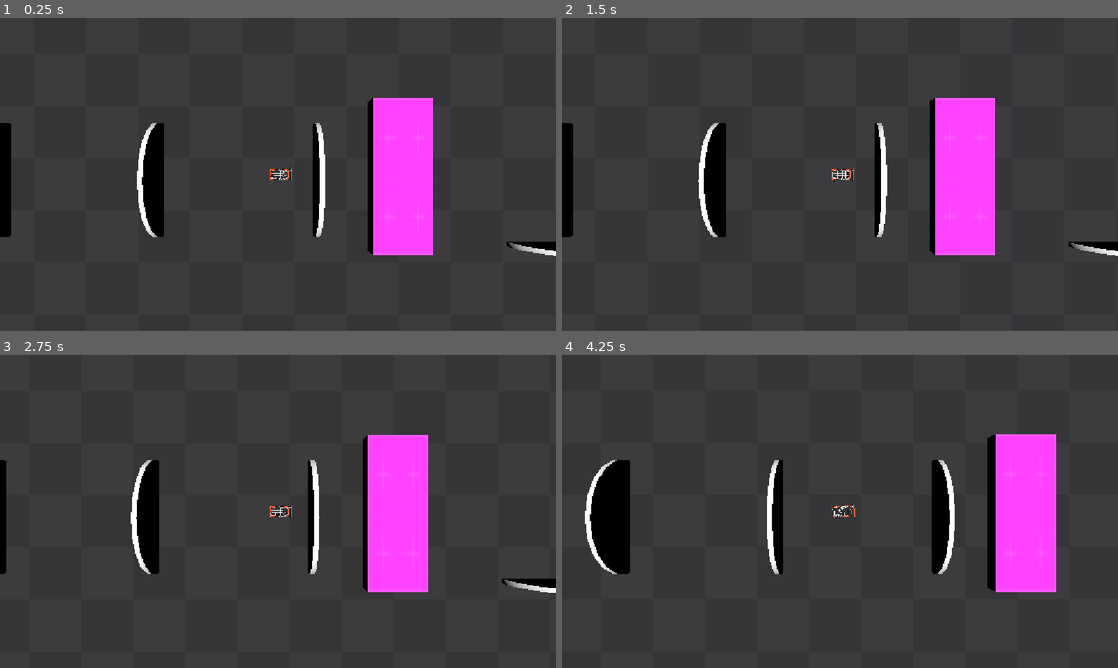
Above: before the commit, frames 1-4 (two rows, left to right).
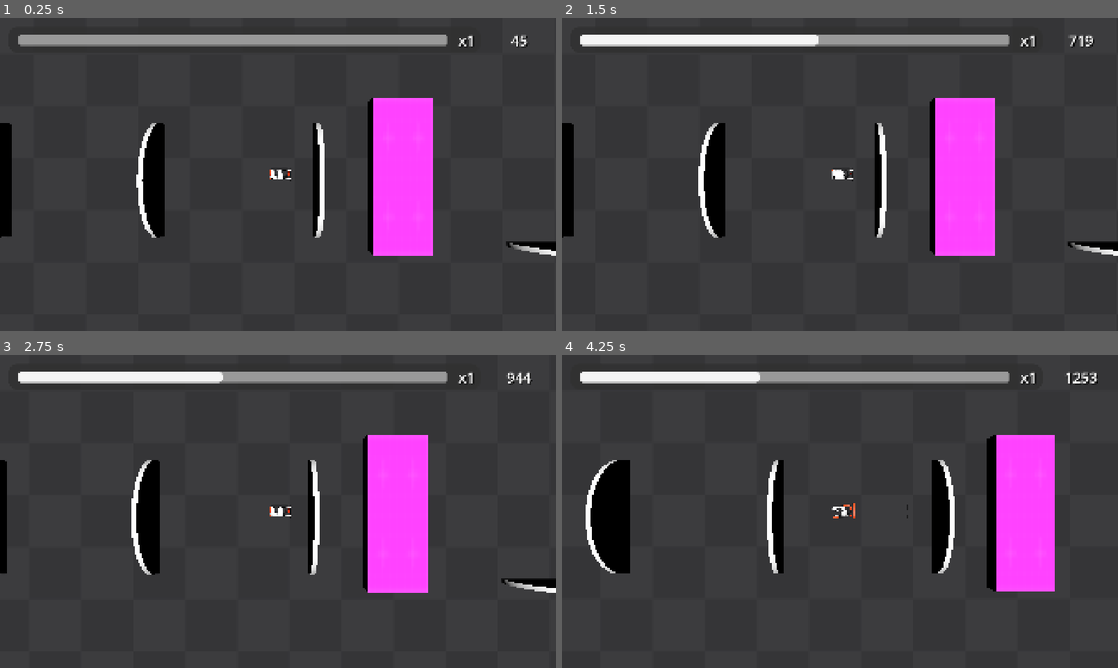
Above: after the commit, the same moments.

Repository: Blueturret/Kart_Drifting_Game
Game: Godot game, scene res://Scenes/Main.tscn
Same seed, same stepped clock (60 frames per second), same inputs: the game is played once before the commit and once after it.
Inputs:
- Up to frame 1 (0.25 s): no input
- Up to frame 2 (1.5 s): hold D (TurnRight) 0.53-1.28 s; hold Space (Drift) 0.53-1.28 s; hold A (TurnLeft) from 1.28 s (still down); tap S (Decelerate) at 1.35 s
- Up to frame 3 (2.75 s): tap Space (Drift) at 1.55 s; release A (TurnLeft) at 2.03 s; hold D (TurnRight) from 2.03 s (still down); hold Space (Drift) from 2.03 s (still down)
- Up to frame 4 (4.25 s): release D (TurnRight) at 2.78 s; release Space (Drift) at 2.78 s; hold W (Accelerate) 2.78-3.53 s; tap Space (Drift) at 2.85, 3.8 s; hold A (TurnLeft) from 3.53 s (still down); hold S (Decelerate) from 3.53 s (still down)

The runs differ from the first frame. In frame 1, 3.4% of the frame differs, in the area x 0-100%, y 5-76%; in frame 2, 3.5%; in frame 3, 3.5%; in frame 4, 3.8%, in the area x 3-97%, y 5-76%.

Commit message:
Fixed multiplier bar, drifting now also adds to progress bar

Diff:
--- a/Scenes/Main.tscn
+++ b/Scenes/Main.tscn
@@ -113,7 +113,6 @@
 shadow_enabled = true
 
 [node name="Multiplier bar" parent="." unique_id=1272900993 instance=ExtResource("2_erwvk")]
-visible = false
 script = ExtResource("3_2w5on")
 
 [node name="Environment" type="Node" parent="." unique_id=273938321]
--- a/Scenes/MultiplierBar.tscn
+++ b/Scenes/MultiplierBar.tscn
@@ -33,25 +33,26 @@
 
 [node name="Panel" type="Panel" parent="." unique_id=1765612233]
 layout_mode = 1
-anchors_preset = 5
-anchor_left = 0.5
-anchor_right = 0.5
-offset_left = -920.0
-offset_top = 43.0
-offset_right = 640.0
-offset_bottom = 133.0
+anchors_preset = -1
+anchor_right = 1.0
+offset_left = 30.0
+offset_top = 31.0
+offset_right = -260.0
+offset_bottom = 121.0
 grow_horizontal = 2
 theme_override_styles/panel = SubResource("StyleBoxFlat_4sugk")
 
 [node name="ProgressBar" type="ProgressBar" parent="Panel" unique_id=618653042]
 layout_mode = 1
-anchors_preset = 4
+anchors_preset = 14
 anchor_top = 0.5
+anchor_right = 1.0
 anchor_bottom = 0.5
 offset_left = 35.0
 offset_top = -18.5
-offset_right = 1370.0
+offset_right = -116.0
 offset_bottom = 18.5
+grow_horizontal = 2
 grow_vertical = 2
 theme_override_styles/background = SubResource("StyleBoxFlat_8onh8")
 theme_override_styles/fill = SubResource("StyleBoxFlat_bhey5")
@@ -68,9 +69,9 @@
 anchor_top = 0.5
 anchor_right = 1.0
 anchor_bottom = 0.5
-offset_left = -170.0
+offset_left = -102.0
 offset_top = -37.5
-offset_right = -64.0
+offset_right = 4.0
 offset_bottom = 37.5
 grow_horizontal = 0
 grow_vertical = 2
@@ -87,10 +88,10 @@
 anchors_preset = 1
 anchor_left = 1.0
 anchor_right = 1.0
-offset_left = -228.0
-offset_top = 51.0
-offset_right = -85.0
-offset_bottom = 126.0
+offset_left = -199.0
+offset_top = 39.0
+offset_right = -56.0
+offset_bottom = 114.0
 grow_horizontal = 0
 theme_override_colors/font_shadow_color = Color(0, 0, 0, 1)
 theme_override_constants/shadow_offset_x = 4
--- a/Scripts/checkpoint.gd
+++ b/Scripts/checkpoint.gd
@@ -6,7 +6,7 @@
 
 func _on_body_entered(_body: Node3D) -> void:
 
-	multiplierBar.AddToScore(25)
+	multiplierBar.progressBar.value += 25
 	particle_constant.emitting = false
 	particle_disappear.emitting = true
 
--- a/Scripts/multiplierBar.gd
+++ b/Scripts/multiplierBar.gd
@@ -54,11 +54,6 @@
 
 		else: progressBar.value = 0.0
 
-## Add an integer value to the progress bar
-func AddToScore(toAdd : int) -> void:
-
-	progressBar.value += toAdd
-
 ## Update the score multiplier and the UI
 func UpdateMultiplier(newMultiplier : int) -> void:
 
@@ -72,4 +67,5 @@
 	kartScript.driftTimeLeft / kartScript.driftTimer.wait_time
 
 	# Add score based on time left
-	AddToScore(500 * percentOfMaxDrift)
+	score += 1200 * percentOfMaxDrift
+	progressBar.value += 40 * percentOfMaxDrift
--- a/project.godot
+++ b/project.godot
@@ -17,6 +17,8 @@
 
 [display]
 
+window/size/viewport_width=1920
+window/size/viewport_height=1080
 window/size/initial_position_type=4
 window/size/always_on_top=true
 window/stretch/mode="canvas_items"
